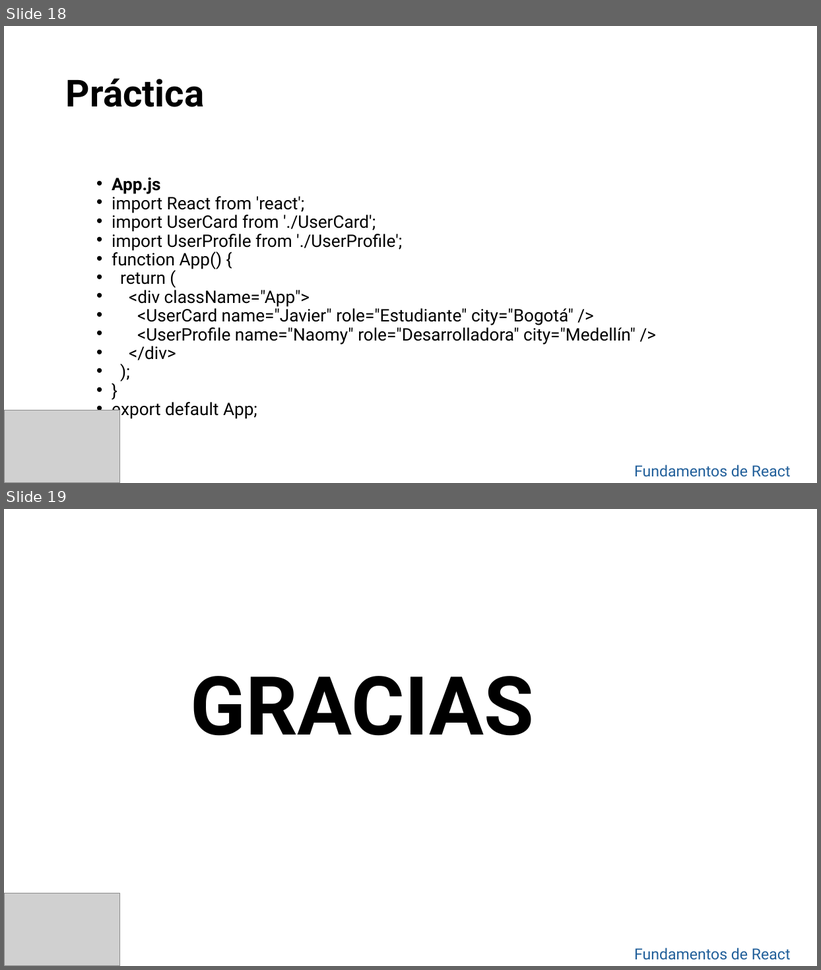
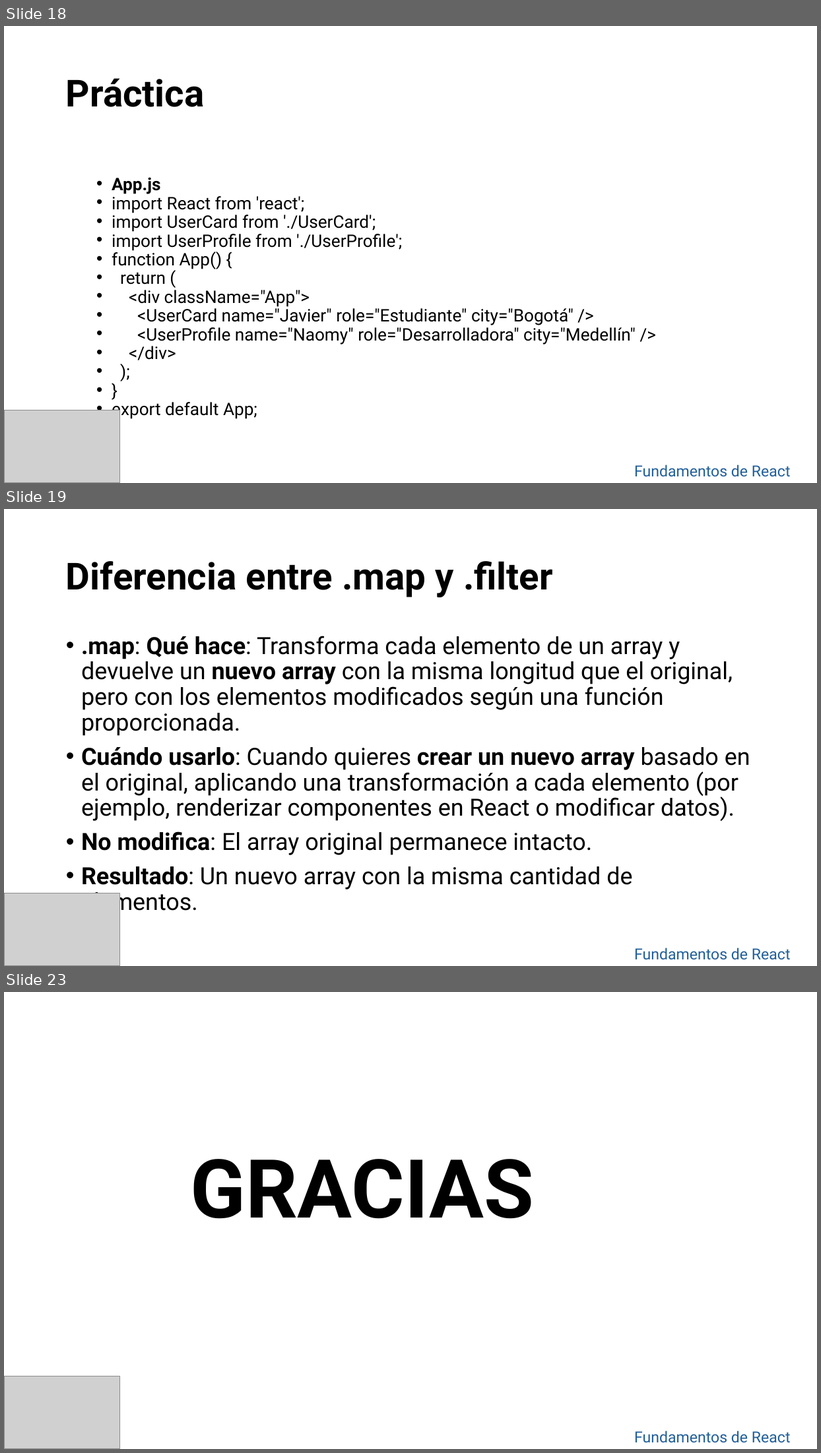
Before and after one commit to jompy31/Curso_react_2025, a slide deck: Clase 3.pptx. Shown one above the other, each under a label of ours: slides 18 and 19 before the commit, slides 18, 19 and 23 after it; the slides between them are not shown. The pictures are 821x970 and 821x1453 pixels, drawn with LibreOffice and Linux fonts; fonts in the diff are those of the drawing; grey boxes stand for pictures; background and template pictures are left out. Boxes give left, top, right and bottom in pixels: in the first picture for what was removed or moved away, otherwise in the second. Text is boxed around its words. In the diff, an @@ line names an element or a change of style, - is before the commit and + after.

```diff
--- a/Clase 3.pptx
+++ b/Clase 3.pptx
@@ slide 19 added at (4,509,817,966), background picture (left out) @@
@@ title added at (66,561,553,597), 44 pt, text #000000, bold @@
+Diferencia entre .map y .filter
@@ text added at (81,636,750,916), 28 pt, text #000000 @@
+• .map: Qué hace: Transforma cada elemento de un array y devuelve un nuevo array con la misma longitud que el original, pero con los elementos modificados según una función proporcionada.
+• Cuándo usarlo: Cuando quieres crear un nuevo array basado en el original, aplicando una transformación a cada elemento (por ejemplo, renderizar componentes en React o modificar datos).
+• No modifica: El array original permanece intacto.
+• Resultado: Un nuevo array con la misma cantidad de elementos.
@@ picture added at (4,893,120,966) @@
@@ text added at (634,948,791,960), 18 pt, text #215F9A @@
+Fundamentos de React
@@ what was slide 19 is now slide 23 @@
```
Also in this commit, not shown: 3 other slides added, 45 other files.
